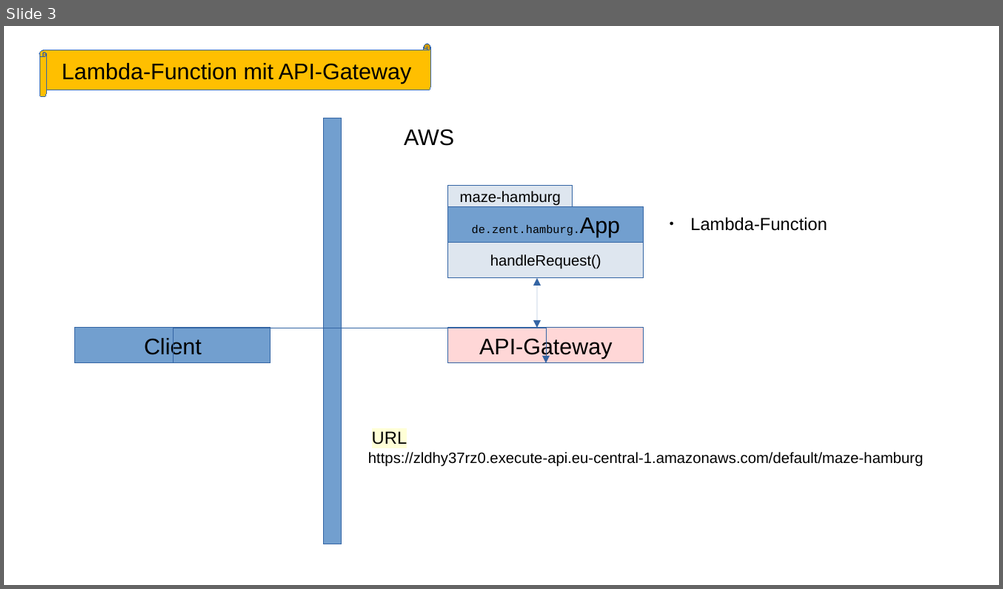
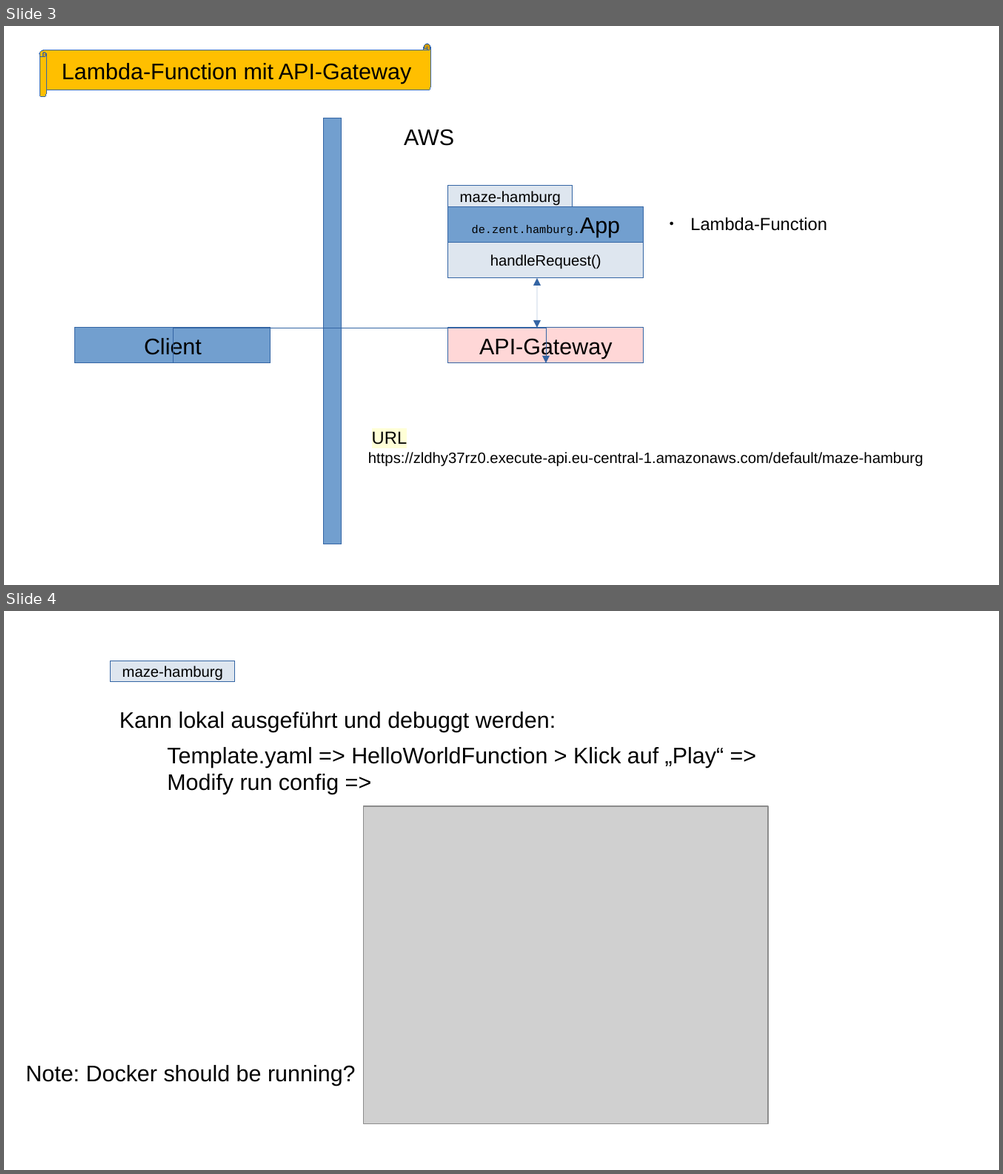
Before and after one commit to alzent/maze-augsburg, a slide deck: docs/maze-projects.odp. Shown one above the other, each under a label of ours: slide 3 before the commit, slides 3 and 4 after it. The pictures are 1003x589 and 1003x1174 pixels, drawn with LibreOffice and Linux fonts; fonts in the diff are those of the drawing; grey boxes stand for pictures. Boxes give left, top, right and bottom in pixels: in the first picture for what was removed or moved away, otherwise in the second. Text is boxed around its words. In the diff, an @@ line names an element or a change of style, - is before the commit and + after.

```diff
--- a/docs/maze-projects.odp
+++ b/docs/maze-projects.odp
@@ slide 4 added at (4, 611, 999, 1170), background #FFFFFF @@
@@ rectangle added at (111, 661, 235, 682), fill #DEE6EF, outline #3465A4 0 pt, 12 pt, text #000000 @@
+maze-hamburg
@@ text added at (119, 712, 555, 732), 18 pt, text #000000 @@
+Kann lokal ausgeführt und debuggt werden:
@@ text added at (167, 747, 724, 795), 18 pt, text #000000 @@
+Template.yaml => HelloWorldFunction > Klick auf „Play“ =>
+Modify run config =>
@@ picture added at (364, 807, 768, 1125) @@
@@ text added at (25, 1065, 356, 1086), 18 pt, text #000000 @@
+Note: Docker should be running?
```
Also in this commit, not shown: 1 other slide added, 3 other files.
